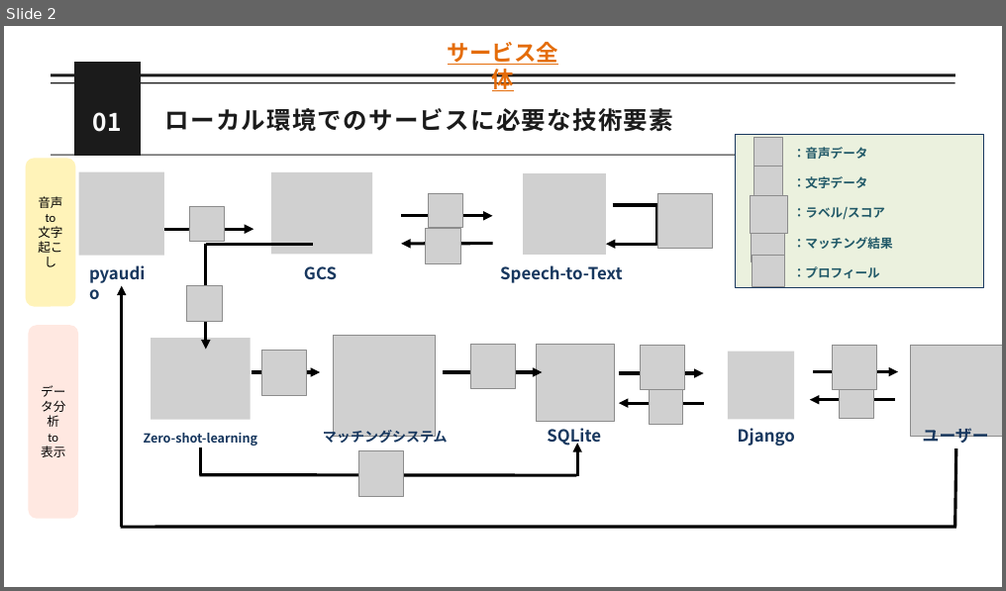
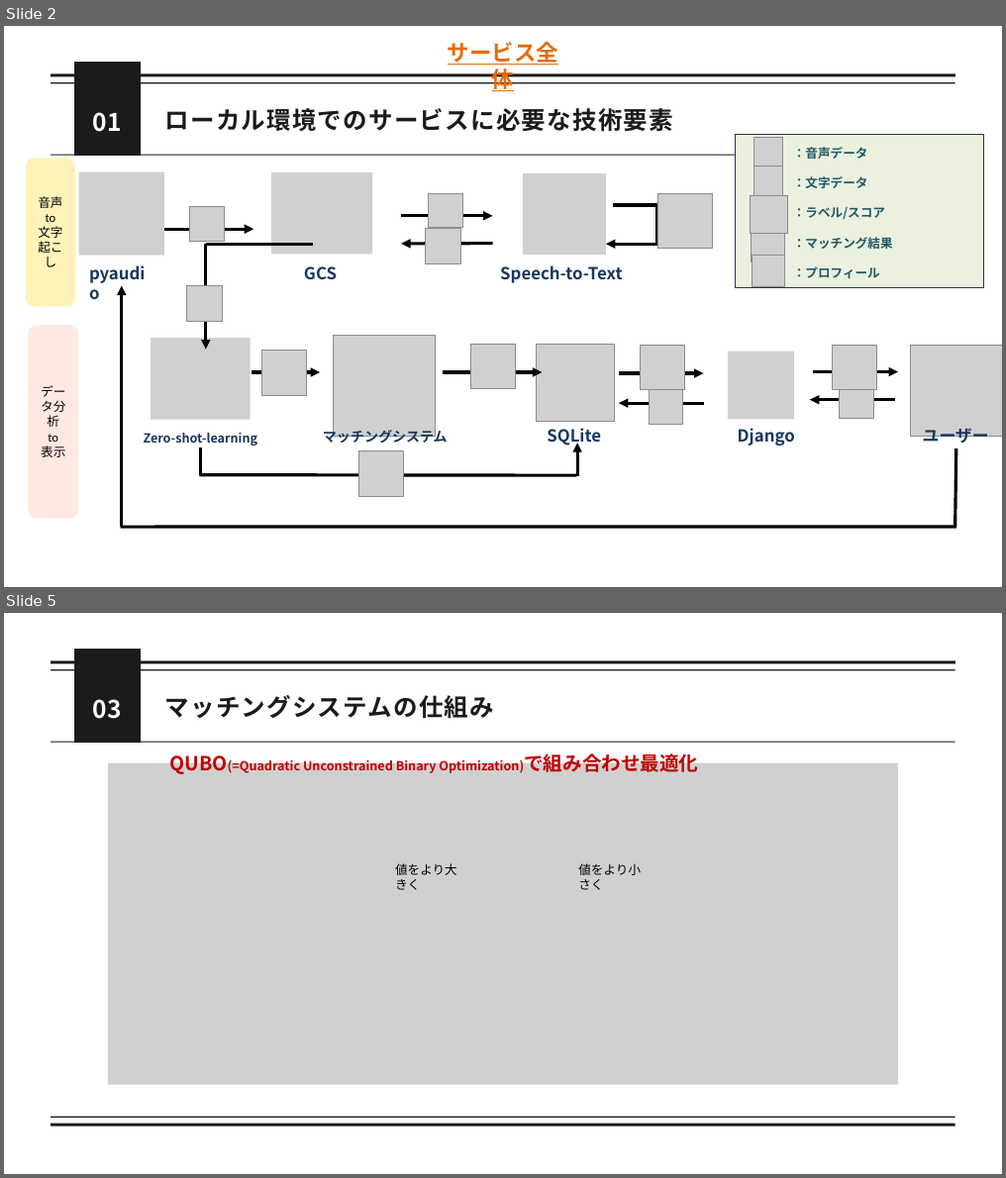
Before and after one commit to momok47/kokoronia, a slide deck: docs/ミーティング/発表資料/25_0725_進捗.pptx. Shown one above the other, each under a label of ours: slide 2 before the commit, slides 2 and 5 after it; the slides between them are not shown. The pictures are 1006x591 and 1006x1178 pixels, drawn with LibreOffice and Linux fonts; fonts in the diff are those of the drawing; grey boxes stand for pictures. Boxes give left, top, right and bottom in pixels: in the first picture for what was removed or moved away, otherwise in the second. Text is boxed around its words. In the diff, an @@ line names an element or a change of style, - is before the commit and + after.

```diff
--- a/docs/ミーティング/発表資料/25_0725_進捗.pptx
+++ b/docs/ミーティング/発表資料/25_0725_進捗.pptx
@@ slide 5 added at (4, 613, 1002, 1174), background #FFFFFF @@
@@ line added from (51, 670) to (955, 670), #1B1B1B 1.5 pt @@
@@ line added from (51, 663) to (955, 663), #1B1B1B 4.5 pt @@
@@ freeform shape added at (74, 649, 141, 743), fill #1B1B1B @@
@@ text added at (93, 699, 122, 719), 35 pt, text #FAFAFA, bold @@
+03
@@ text added at (165, 695, 495, 719), 35 pt, text #1B1B1B, bold @@
+マッチングシステムの仕組み
@@ line added from (51, 742) to (955, 742), #1B1B1B 1.5 pt @@
@@ text added at (170, 751, 698, 774), 18 pt, text #C00000, bold @@
+QUBO(=Quadratic Unconstrained Binary Optimization)で組み合わせ最適化
@@ picture added at (108, 763, 898, 1085) @@
@@ text added at (395, 863, 457, 890), 18 pt, text #000000 @@
+値をより大きく
@@ text added at (578, 863, 641, 890), 18 pt, text #000000 @@
+値をより小さく
@@ line added from (51, 1117) to (955, 1117), #1B1B1B 1.5 pt @@
@@ line added from (51, 1125) to (955, 1125), #1B1B1B 4.5 pt @@
```
Also in this commit, not shown: 2 slides changed, 3 other slides added, 2 slides removed, 14 other files.
